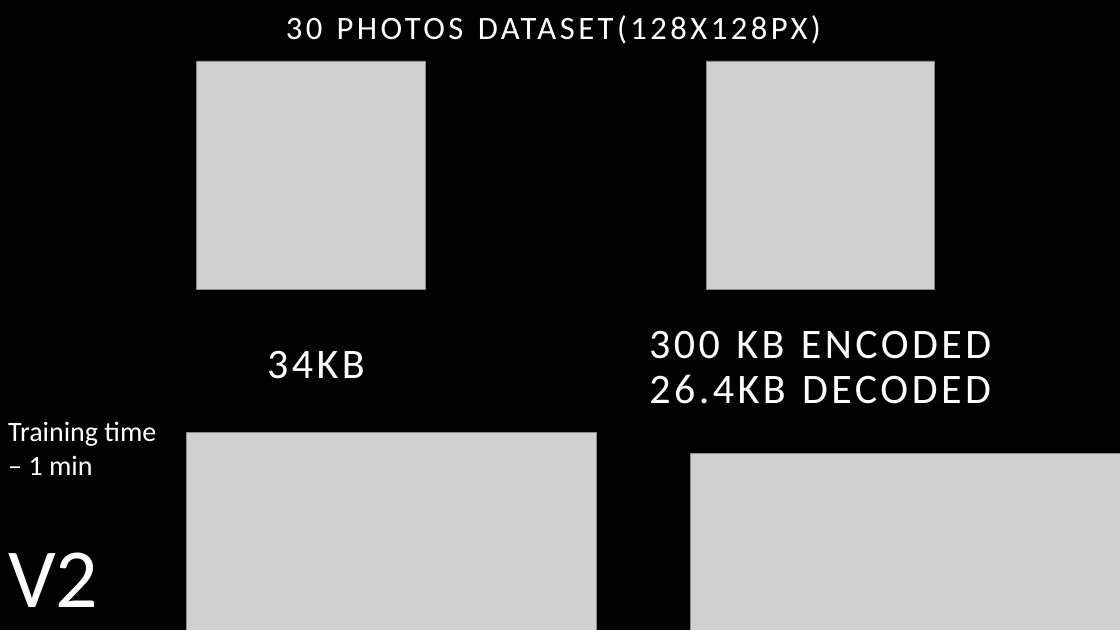
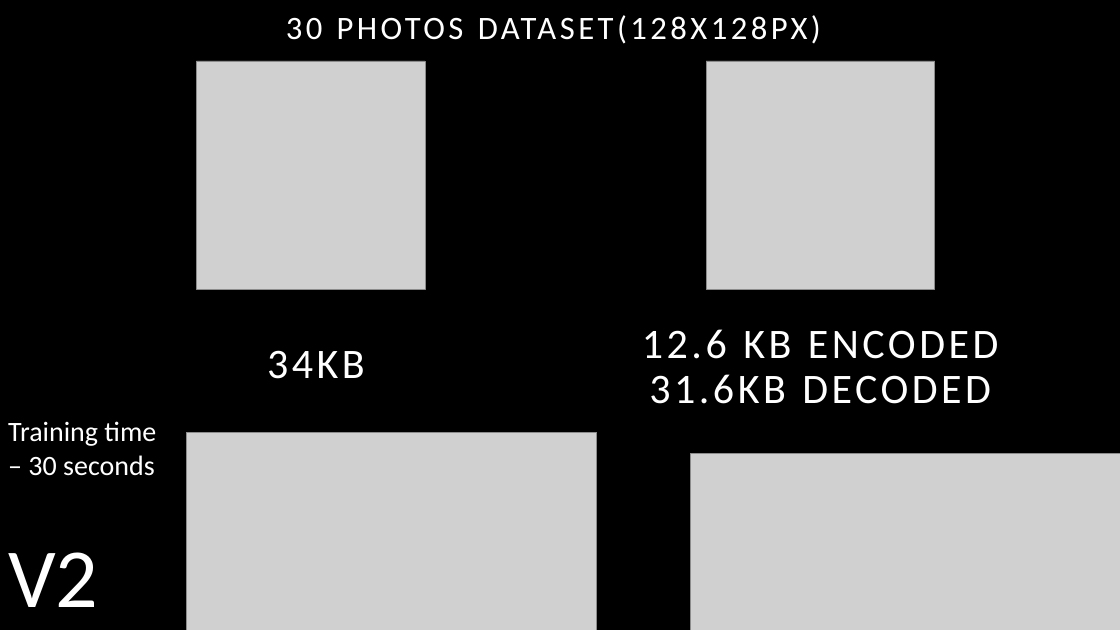
Before and after one commit to Heigen007/ai_photo_enhanse_python, a slide deck: slide 17 of ai_compression_project.pptx. Drawn at 1120x630 pixels with LibreOffice and Linux fonts; fonts in the diff are those of the drawing; grey boxes stand for pictures. Boxes give left, top, right and bottom in pixels: in the first picture for what was removed or moved away, otherwise in the second. Text is boxed around its words. In the diff, an @@ line names an element or a change of style, - is before the commit and + after.

```diff
--- a/ai_compression_project.pptx
+++ b/ai_compression_project.pptx
@@ text at (642, 329, 998, 404): text changed @@
-300 KB ENCODED
-26.4KB DECODED
+12.6 KB ENCODED
+31.6KB DECODED
@@ text at (8, 421, 156, 476): text changed @@
-Training time – 1 min
+Training time – 30 seconds
```
Also in this commit, not shown: 4 other slides changed, 9 other files.
